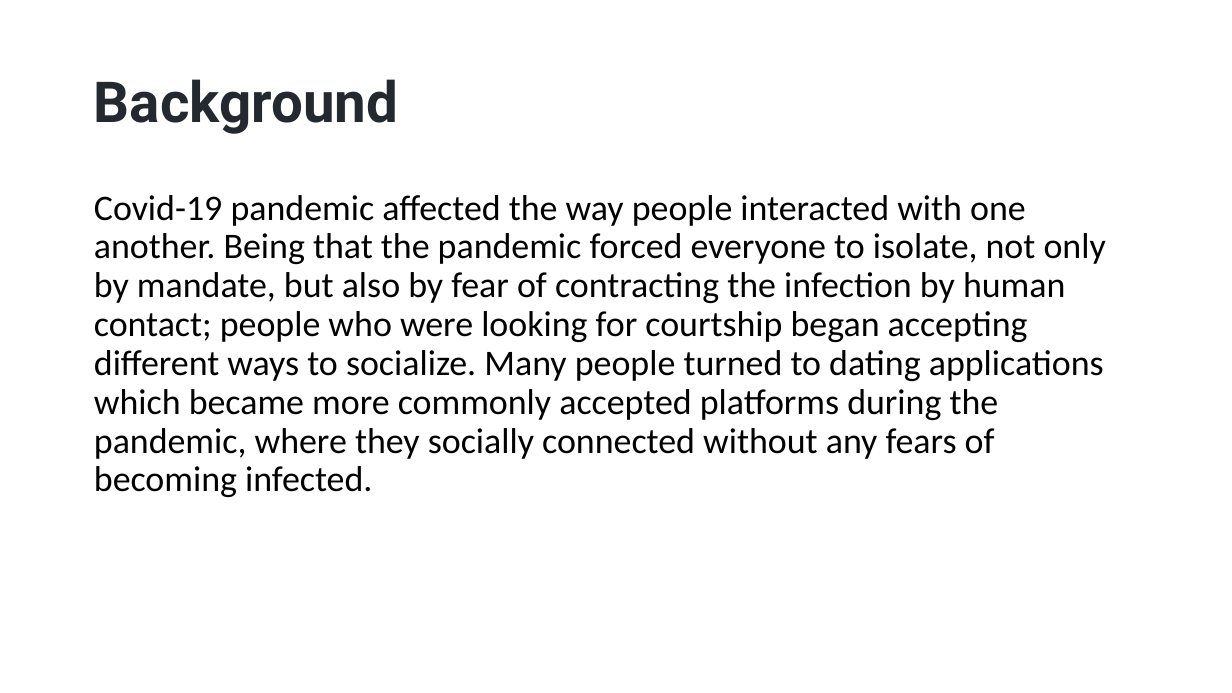
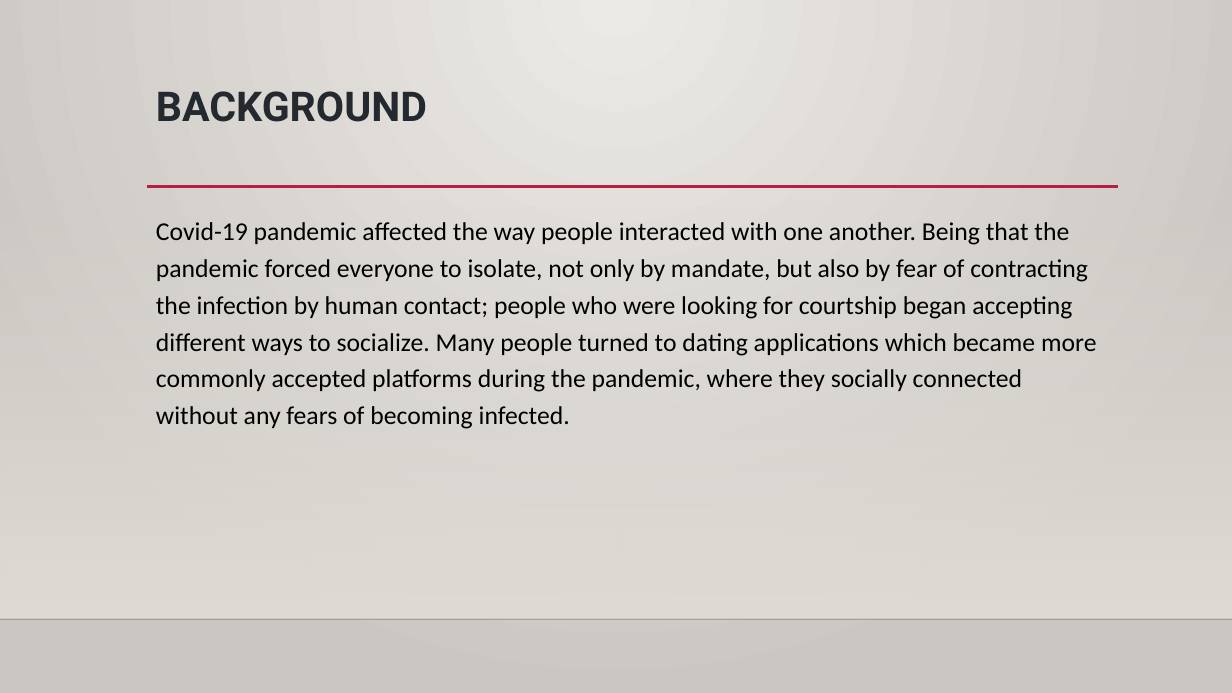
Before and after one commit to CervaRamiGomez/Exploratory_Analysis_of_Dating_Applications, a slide deck: slide 2 of Exploratory Analysis of Dating Applications.pptx. Drawn at 1232x693 pixels with LibreOffice and Linux fonts; fonts in the diff are those of the drawing; background and template pictures are left out. Boxes give left, top, right and bottom in pixels: in the first picture for what was removed or moved away, otherwise in the second. Text is boxed around its words. In the diff, an @@ line names an element or a change of style, - is before the commit and + after.

```diff
--- a/Exploratory Analysis of Dating Applications.pptx
+++ b/Exploratory Analysis of Dating Applications.pptx
@@ background #FFFFFF to gradient #ECEAE7 to #CAC7C1 @@
@@ title "BACKGROUND" at [156,91,427,122]: vertical alignment middle to top @@
@@ title at [156,91,427,122]: text changed; size 44 to 32 pt @@
-Background
+BACKGROUND
@@ rectangle added at [0,204,1232,619], fill gradient #DFDBD5 @@
@@ text "Covid-19 pandemic affected the way ...": place and size @@
-text "Covid-19 pandemic affected the way ..." at [94,195,1106,497]
+text "Covid-19 pandemic affected the way ..." at [156,222,1097,429]
@@ text "Covid-19 pandemic affected the way ..." at [156,222,1097,429]: size 28 to 20 pt; line spacing 0.9 to 1.2 @@
@@ line added from (147, 187) to (1118, 187), #B71E42 2.5 pt @@
@@ line added from (0, 619) to (1232, 619), #000001 1 pt @@
```
Also in this commit, not shown: 14 other slides changed, 5 slides added, 5 slides removed.
